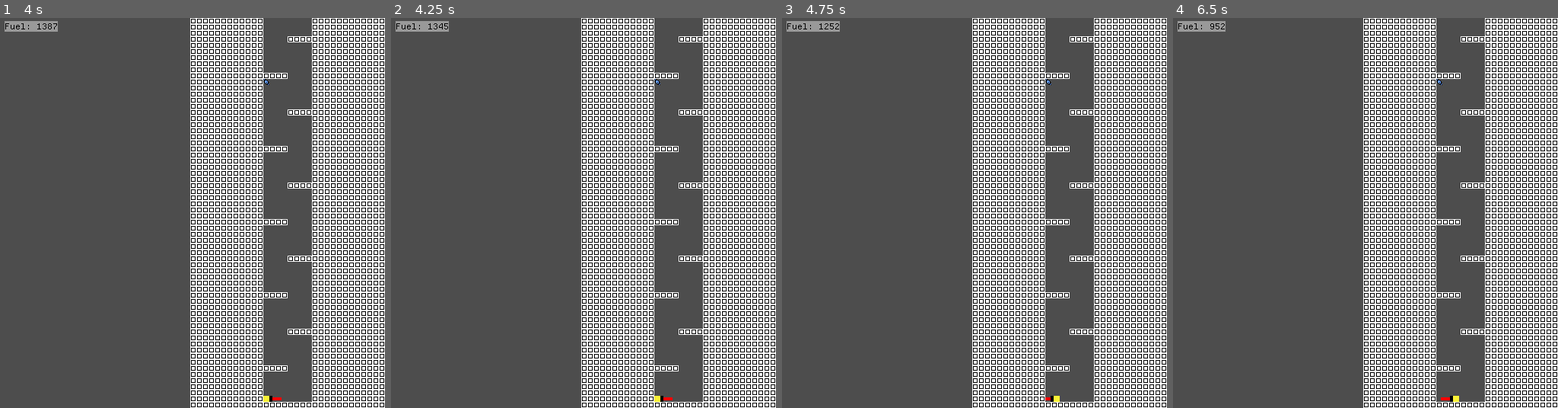
Above: before the commit, frames 1-4 (left to right).
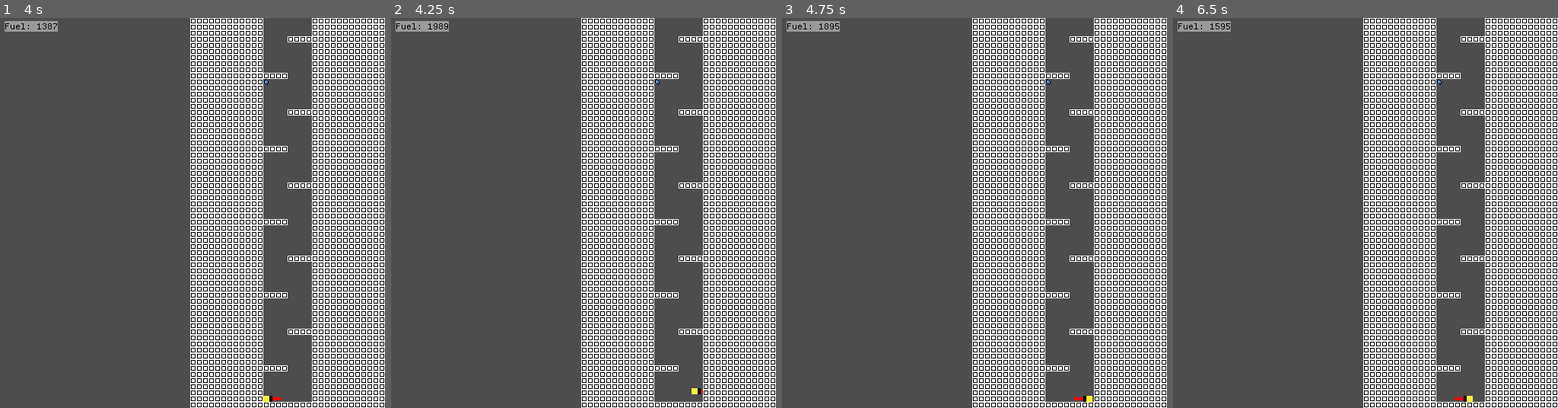
Above: after the commit, the same moments.

Repository: OSGH-web/balloon-movement-demo
Game: Godot game, scene res://levels/level-ben-1-1-tunnel.tscn
The game is run twice, just before and just after one commit, with the same random seed, the same clock (stepped at 60 frames per second) and the same inputs. This scene is started directly instead of the project's main scene. Sound files missing from this copy of the repository are replaced by a short silence.
Inputs:
- Up to frame 1 (4 s): tap Enter at 0.5 s; hold Right (ui_right) 0.53-2.03 s; tap Up (ui_up) at 0.77, 1.52, 3.02, 3.77 s; hold Left (ui_left) 2.03-2.78 s; hold Right (ui_right) from 2.78 s (still down)
- Up to frame 2 (4.25 s): keep holding Right (ui_right); tap R (reset, bound only after the commit) at 4.15 s
- Up to frame 3 (4.75 s): release Right (ui_right) at 4.28 s; hold Left (ui_left) from 4.28 s (still down); tap Up (ui_up) at 4.52 s
- Up to frame 4 (6.5 s): release Left (ui_left) at 5.03 s; hold Right (ui_right) 5.03-5.78 s; hold Left (ui_left) from 5.78 s (still down); tap Up (ui_up) at 6.02 s

Frame 1 is identical in both runs. In frame 2, 0.1% of the frame differs, in the area x 11-82%, y 1-99%; in frame 3, 0.1%; in frame 4, 0.2%, in the area x 9-78%, y 0-99%.

Commit message:
End of round/out of fuel clean up (#1)
* UI: only show "press A to retry" if ~player.readyForRestart~ is true

also prevents the UI from displaying subzero fuel values. the player can
sometimes end up with -1 or -2 fuel at the end of a round

* prevent player sprite from moving with no fuel

* reset timer + `player.readyForReset` if player dies and is revived

* reset music pitch scale after dying and being revived

* define variables for background music pitch scale

* added reset key and 'player_died' signal

---------

Co-authored-by: Ben Taussig <btaussig97@gmail.com>
Co-authored-by: jaketaussig <jaketaussig@gmail.com>
Co-authored-by: JakeTaussig <63324854+JakeTaussig@users.noreply.github.com>

Diff:
--- a/project.godot
+++ b/project.godot
@@ -35,6 +35,11 @@
 "events": [Object(InputEventKey,"resource_local_to_scene":false,"resource_name":"","device":-1,"window_id":0,"alt_press …(192 unchanged characters)…
 ]
 }
+reset={
+"deadzone": 0.2,
+"events": [null, Object(InputEventKey,"resource_local_to_scene":false,"resource_name":"","device":-1,"window_id":0,"alt_pressed":false,"shift_pressed":false,"ctrl_pressed":false,"meta_pressed":false,"pressed":false,"keycode":0,"physical_keycode":82,"key_label":0,"unicode":114,"location":0,"echo":false,"script":null)
+]
+}
 
 [rendering]
 
--- a/scenes/gas_can/gas_can.gd
+++ b/scenes/gas_can/gas_can.gd
@@ -13,7 +13,7 @@
 
 func _on_body_entered(body):
 	if body.is_in_group("player"):
-		body.FUEL += 1000
+		body.add_fuel(1000)
 		# Disable collision and hide sprite immediately
 		collision.set_deferred("disabled", true)
 		sprite.visible = false
--- a/scenes/player/player.gd
+++ b/scenes/player/player.gd
@@ -11,12 +11,20 @@
 @export var FUEL = 2000;
 
 @export var play_background_music = false;
+@export var background_music_pitch_scale = 1.03;
+@export var background_music_pitch_scale_slow = 0.7;
 
 @onready var timer: Timer = $Timer
 
 var readyForRestart: bool = false
 
+signal player_died
+
+func _on_player_died():
+	readyForRestart = true
+
 func _ready():
+	player_died.connect(_on_player_died)
 	add_to_group("player")
 	var level = get_parent() as Node2D
 	var map_height_px = level.height_in_tiles * tilemaplayer.tile_size.y
@@ -28,9 +36,14 @@
 	if fuel_label:
 		fuel_label.player = self
 
+func add_fuel(amt):
+	FUEL += amt
+
 func _input(event):
+	if event.is_action_pressed("reset"):
+		get_tree().reload_current_scene()
 	if int(FUEL) <= 0:
-		if timer.is_stopped() and readyForRestart == false:
+		if readyForRestart == false:
 			timer.start()
 	if readyForRestart:
 		if event.is_action_pressed("ui_a"):
@@ -38,9 +51,9 @@
 		if event.is_action_pressed("ui_q"):
 			return_to_world_select()
 
-
 func _on_timer_timeout():
-	readyForRestart = true
+	if FUEL <= 0:
+		emit_signal("player_died")
 
 func _physics_process(delta):
 	var input_dir = Input.get_vector("ui_left", "ui_right", "ui_up", "ui_down")
@@ -51,10 +64,6 @@
 	if FUEL > 0:
 		velocity -= velocity_update
 		FUEL -= abs(velocity_update.x) + abs(velocity_update.y)
-		if $AudioStreamPlayer2D.pitch_scale == 0.7:
-			$AudioStreamPlayer2D.pitch_scale = 1
-	else:
-		$AudioStreamPlayer2D.pitch_scale = 0.7
 
 	if not is_on_floor():
 		velocity.y += GRAVITY * delta
@@ -69,6 +78,10 @@
 
 func _update_animation(dir: Vector2):
 	if dir == Vector2.ZERO:
+		$AnimatedSprite2D.frame = 0
+		return
+
+	if int(FUEL) <= 0:
 		$AnimatedSprite2D.frame = 0
 		return
 
--- a/scenes/ui/fuel_label.gd
+++ b/scenes/ui/fuel_label.gd
@@ -6,8 +6,12 @@
 	add_to_group("fuel_label")
 
 func _process(_delta: float) -> void:
-	if player:
-		if int(player.FUEL) <= 0:
-			$Label.text = "Press A to retry level\nPress Q to return to level select"
-		else:
-			$Label.text = "Fuel: " + str(int(player.FUEL))
+	if not player:
+		return
+
+	var fuel_amount = max(0, int(player.FUEL))
+
+	if player.readyForRestart:
+		$Label.text = "Press A to retry level\nPress Q to return to level select"
+	else:
+		$Label.text = "Fuel: %d" % fuel_amount
